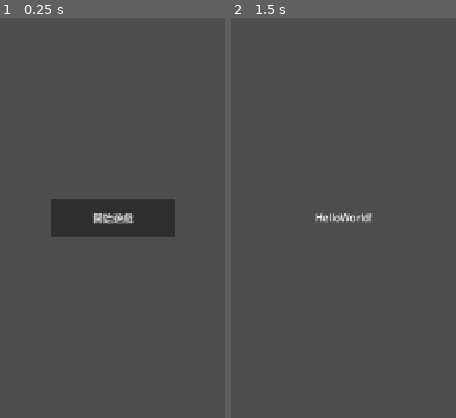
Above: before the commit, frames 1-2 (left to right).
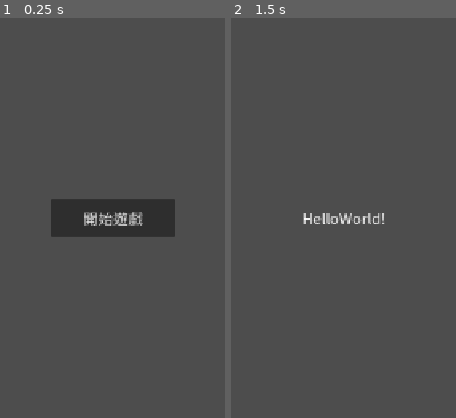
Above: after the commit, the same moments.

Repository: ChiangDean/RunningCat
Game: Godot game, scene res://scenes/StartScene.tscn
Two runs of this game, one before a commit and one after it. Both use one fixed random seed, a clock stepped at 60 frames per second and the inputs below.
Inputs:
- Up to frame 1 (0.25 s): no input
- Up to frame 2 (1.5 s): click "開始遊戲" at 0.5 s; tap Enter at 1.25 s
The pictures show only the part of the screen within x 25-75%, y 25-75%; the shares and areas given below are measured in that part.

The runs differ from the first frame. In frame 1, 0.7% of the frame differs, in the area x 37-64%, y 48-52%; in frame 2, 0.6%.

Commit message:
feat: 新增中文字型支援 (closes #1)
- 下載 Noto Sans TC Regular 字型並放至 assets/fonts/
- 建立全域 Theme (resources/default_theme.tres) 套用中文字型
- 在 project.godot 設定自訂 Theme 讓全專案 UI 自動生效

Co-Authored-By: Claude Sonnet 4.6 <noreply@anthropic.com>

Diff:
--- a/project.godot
+++ b/project.godot
@@ -25,6 +25,10 @@
 
 3d/physics_engine="Jolt Physics"
 
+[gui]
+
+theme/custom="res://resources/default_theme.tres"
+
 [rendering]
 
 rendering_device/driver.windows="d3d12"
--- /dev/null
+++ b/resources/default_theme.tres
@@ -0,0 +1,7 @@
+[gd_resource type="Theme" format=3]
+
+[ext_resource type="FontFile" path="res://assets/fonts/NotoSansTC-Regular.ttf" id="1"]
+
+[resource]
+default_font = ExtResource("1")
+default_font_size = 24
Binary file added: assets/fonts/NotoSansTC-Regular.ttf
Not shown, added: scripts/StartScene.gd.uid
